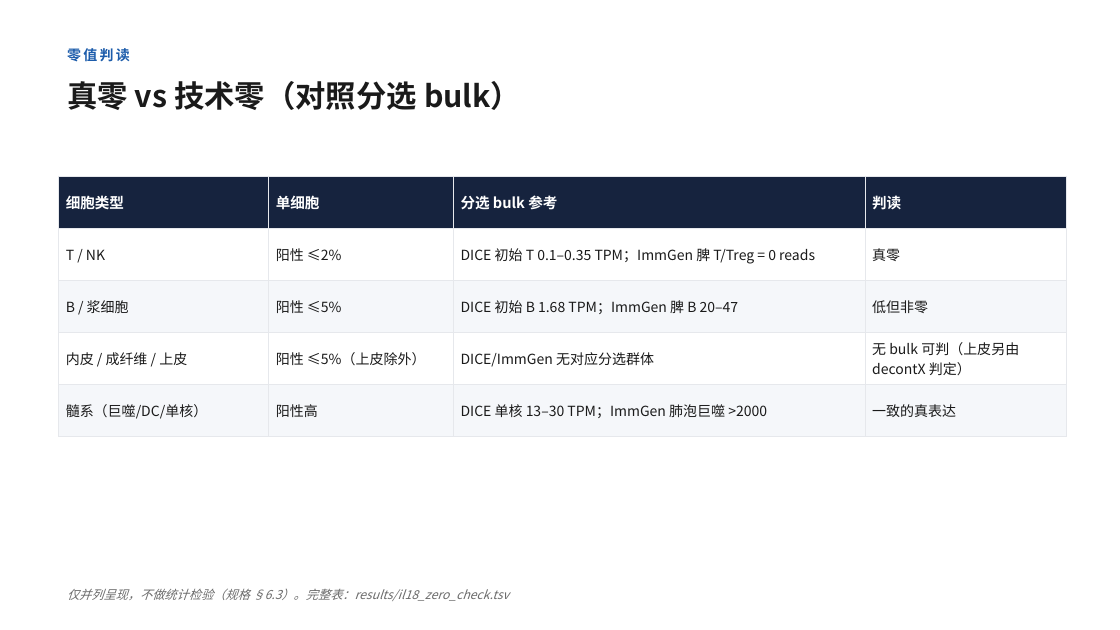
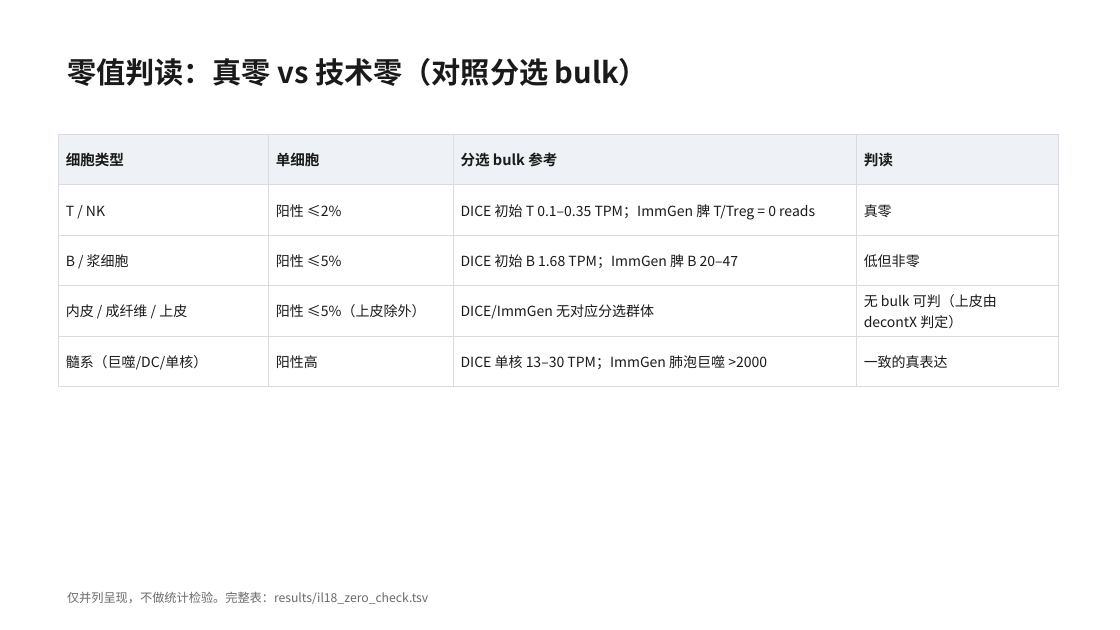
Before and after one commit to 7c96bzczcj-prog/aaa, a slide deck: slide 7 of il18_lung/IL18_lung_celltype.pptx (slide 8 before the commit). Drawn at 1120x630 pixels with LibreOffice and Linux fonts; fonts in the diff are those of the drawing. Boxes give left, top, right and bottom in pixels: in the first picture for what was removed or moved away, otherwise in the second. Text is boxed around its words. In the diff, an @@ line names an element or a change of style, - is before the commit and + after.

```diff
--- a/il18_lung/IL18_lung_celltype.pptx
+++ b/il18_lung/IL18_lung_celltype.pptx
@@ text at bbox=[67, 58, 648, 86]: text changed; size 26 to 25 pt @@
-真零 vs 技术零（对照分选 bulk）
+零值判读：真零 vs 技术零（对照分选 bulk）
@@ text removed at bbox=[67, 48, 130, 62] @@
-零值判读
@@ table at bbox=[59, 134, 1059, 374] @@
-row 4, column 4: 无 bulk 可判（上皮另由 decontX 判定）
+row 4, column 4: 无 bulk 可判（上皮由 decontX 判定）
@@ fill #16233E to #EEF1F5 in row 1 @@
@@ fill #F5F7FA to #FFFFFF in 8 cells @@
@@ text colour #FFFFFF to #1A1A1A in "细胞类型", "单细胞", "分选 bulk 参考", "判读" @@
@@ borders changed @@
@@ table: place and size @@
-table at bbox=[59, 176, 1067, 423]
+table at bbox=[59, 134, 1059, 374]
@@ text at bbox=[67, 592, 428, 604]: text changed; italic off @@
-仅并列呈现，不做统计检验（规格 §6.3）。完整表：results/il18_zero_check.tsv
+仅并列呈现，不做统计检验。完整表：results/il18_zero_check.tsv
```
Also in this commit, not shown: 7 other slides changed, 2 slides removed.
